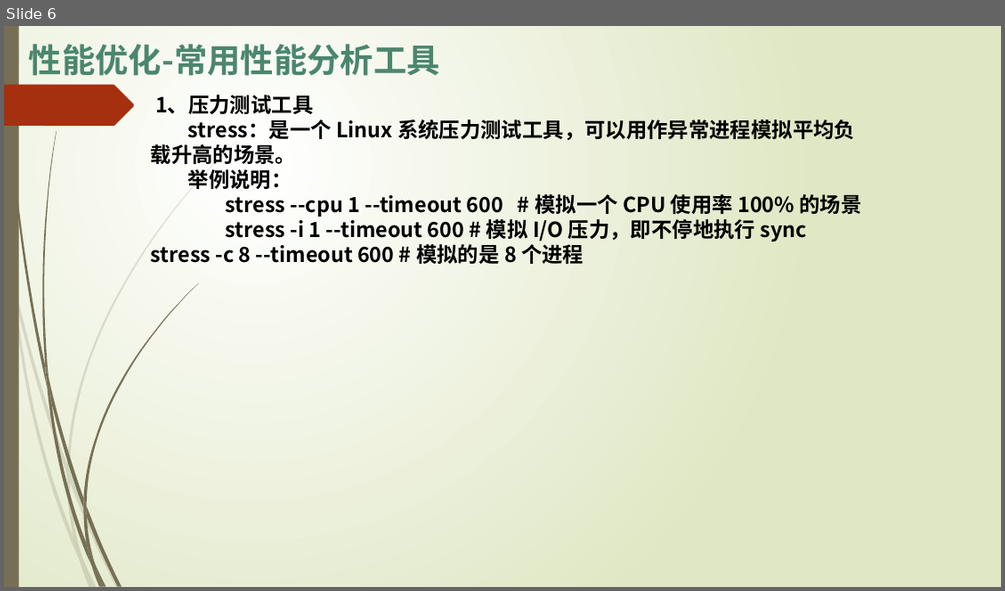
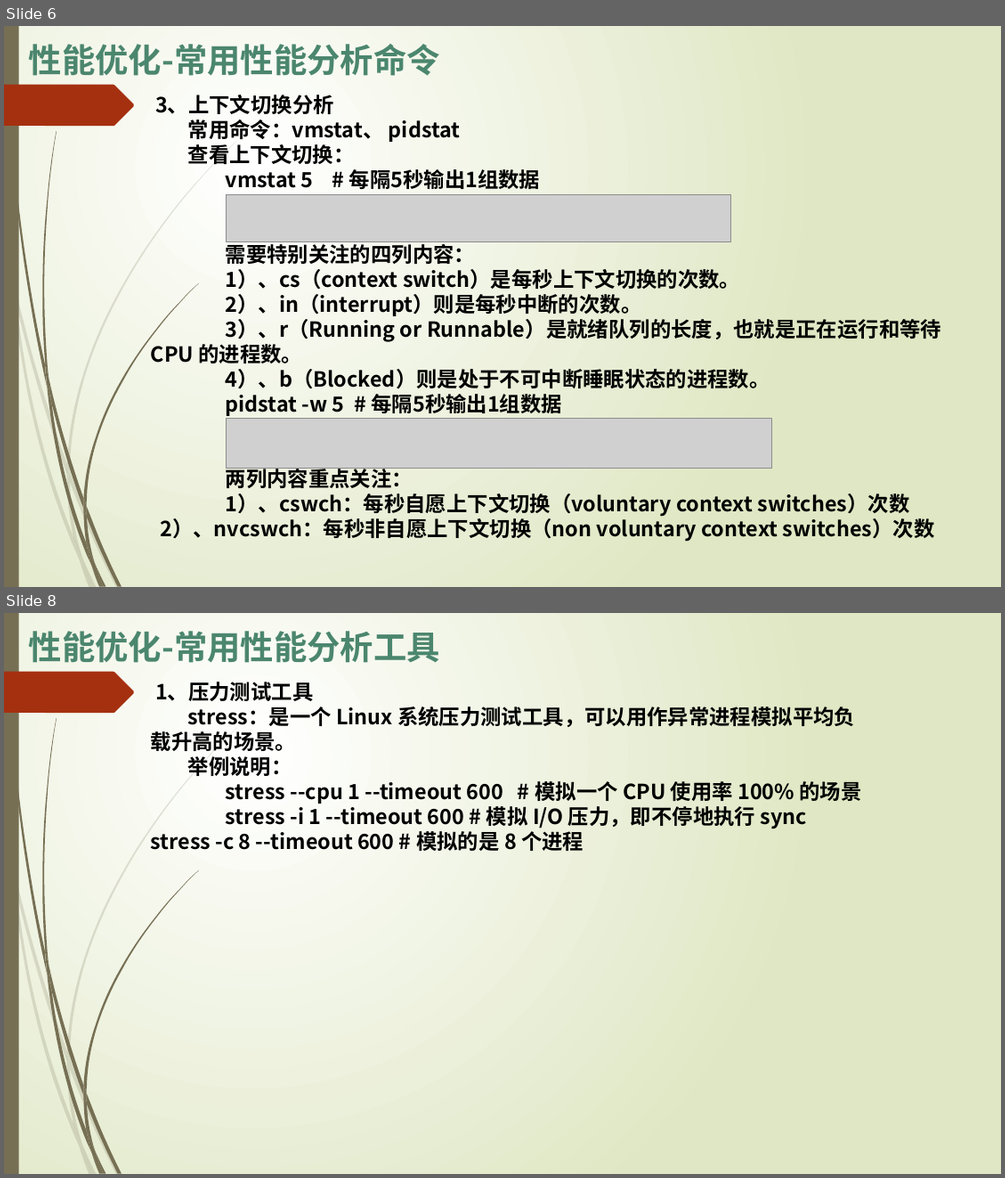
Before and after one commit to ltybjeagle/project-ltydemo, a slide deck: doc/04_性能优化.pptx. Shown one above the other, each under a label of ours: slide 6 before the commit, slides 6 and 8 after it; the slides between them are not shown. The pictures are 1005x591 and 1005x1178 pixels, drawn with LibreOffice and Linux fonts; fonts in the diff are those of the drawing; grey boxes stand for pictures. Boxes give left, top, right and bottom in pixels: in the first picture for what was removed or moved away, otherwise in the second. Text is boxed around its words. In the diff, an @@ line names an element or a change of style, - is before the commit and + after.

Commit message:
技术体系——性能优化完善

```diff
--- a/doc/04_性能优化.pptx
+++ b/doc/04_性能优化.pptx
@@ slide 6 added at <box>4,26,1001,587</box>, background gradient #FFFFFF to #DFE8C4; not listed: 24 template elements that a slide beside it also shows @@
@@ text added at <box>29,44,440,76</box>, 32 pt, text #4B866E, bold @@
+性能优化-常用性能分析命令
@@ text added at <box>151,95,941,540</box>, 20 pt, text #000000, bold @@
+3、上下文切换分析
+常用命令：vmstat、 pidstat
+查看上下文切换：
+vmstat 5 # 每隔5秒输出1组数据
+需要特别关注的四列内容：
+1）、cs（context switch）是每秒上下文切换的次数。
+2）、in（interrupt）则是每秒中断的次数。
+3）、r（Running or Runnable）是就绪队列的长度，也就是正在运行和等待 CPU 的进程数。
+4）、b（Blocked）则是处于不可中断睡眠状态的进程数。
+pidstat -w 5 # 每隔5秒输出1组数据
+两列内容重点关注：
+1）、cswch：每秒自愿上下文切换（voluntary context switches）次数 2）、nvcswch：每秒非自愿上下文切换（non voluntary context switches）次数
@@ picture added at <box>226,194,731,241</box> @@
@@ picture added at <box>226,418,772,468</box> @@
@@ what was slide 6 is now slide 8 @@
```
Also in this commit, not shown: 1 slide changed, 1 other slide added.
